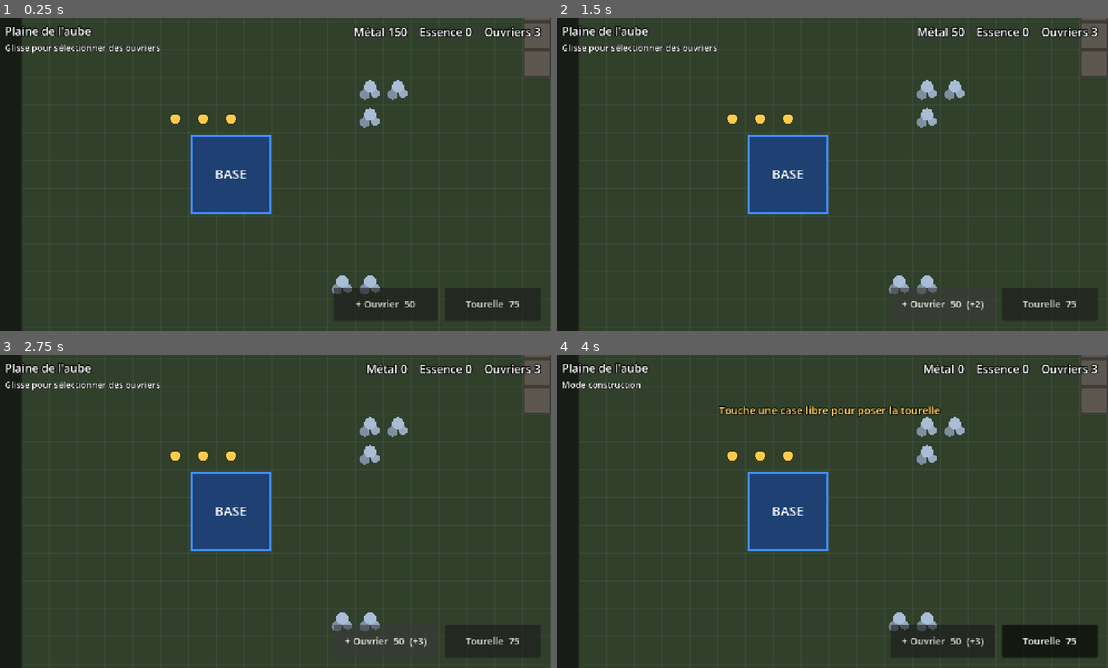
Above: before the commit, frames 1-4 (two rows, left to right).
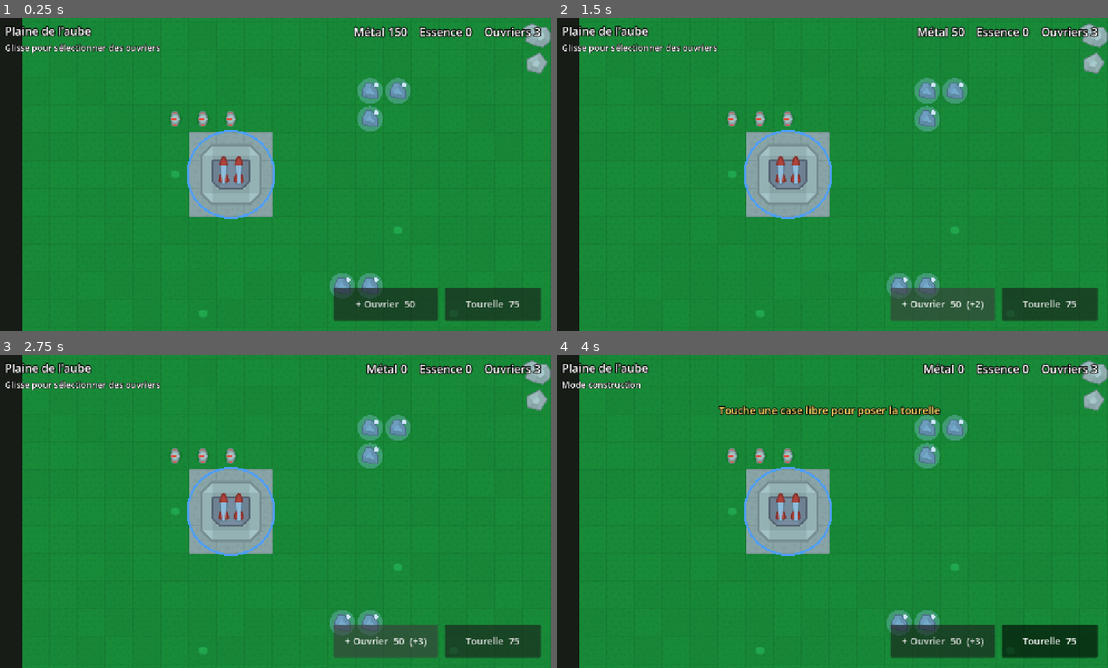
Above: after the commit, the same moments.

Repository: AuguiMaxime/rts-defense
Game: Godot game, scene res://scenes/game.tscn
Two runs of this game, one before a commit and one after it. Both use one fixed random seed, a clock stepped at 60 frames per second and the inputs below.
Inputs:
- Up to frame 1 (0.25 s): no input
- Up to frame 2 (1.5 s): click "+ Ouvrier 50" at 0.5 s; click "+ Ouvrier 50 (+1)" at 1.25 s
- Up to frame 3 (2.75 s): click "+ Ouvrier 50 (+2)" at 2 s
- Up to frame 4 (4 s): click "+ Ouvrier 50 (+3)" at 2.75 s; click "Tourelle 75" at 3.5 s

The runs differ from the first frame. In frame 1, 94% of the frame differs, in the area x 4-100%, y 0-100%; in frame 2, 94%; in frame 3, 94%; in frame 4, 94%.

Commit message:
Visuels : intègre le pack Kenney Tower Defense (CC0)
- Sol en herbe et pierre, rochers, buissons, gisements, base et points d'apparition
- Ouvriers orientés dans leur direction de marche, tourelles avec plateforme et canon
- Chantiers avec icône, contour et barre de progression
- Sprites.gd centralise les textures pour pouvoir changer de style facilement

Co-Authored-By: Claude Opus 5.5 <noreply@anthropic.com>
Claude-Session: https://claude.ai/code/session_01RCfpS3qzKZrxJW52QkbKRQ

Diff:
--- a/scripts/sim/build_site.gd
+++ b/scripts/sim/build_site.gd
@@ -8,6 +8,7 @@
 var built := false
 var max_hp := Balance.TOWER_HP
 var hp := 0
+var aim_angle := -PI / 2.0 # orientation du canon (vers le haut par défaut)
 
 
 func progress() -> float:
--- a/scripts/sim/game_world.gd
+++ b/scripts/sim/game_world.gd
@@ -61,6 +61,8 @@
 	while step > 0.0 and not w.path.is_empty():
 		var target := Vector2(w.path[0]) + Vector2(0.5, 0.5)
 		var d := w.pos.distance_to(target)
+		if d > 0.001:
+			w.facing = (target - w.pos) / d
 		if d <= step:
 			w.pos = target
 			step -= d
--- a/scripts/sim/worker.gd
+++ b/scripts/sim/worker.gd
@@ -7,6 +7,7 @@
 
 var id := 0
 var pos := Vector2.ZERO
+var facing := Vector2.RIGHT # direction du dernier déplacement
 var state := State.IDLE
 var job := Job.NONE
 var path: Array[Vector2i] = []
--- a/scripts/view/map_view.gd
+++ b/scripts/view/map_view.gd
@@ -1,18 +1,16 @@
 class_name MapView
 extends Node2D
-## Affiche la grille : sol, rochers, gisements, base, points d'apparition.
-## Le décor est statique, il n'est redessiné que si la map ou la sélection change.
+## Affiche le décor : sol, rochers, gisements, base, points d'apparition.
+## Statique : redessiné seulement quand la map ou la sélection de case change.
 
 const TILE := 64
 
-const COLOR_GROUND := Color(0.19, 0.25, 0.17)
-const COLOR_GRID := Color(1, 1, 1, 0.05)
-const COLOR_ROCK := Color(0.36, 0.34, 0.31)
-const COLOR_ROCK_EDGE := Color(0.25, 0.23, 0.21)
-const COLOR_METAL := Color(0.66, 0.74, 0.84)
-const COLOR_ESSENCE := Color(0.96, 0.62, 0.16)
-const COLOR_SPAWN := Color(0.86, 0.22, 0.22, 0.55)
-const COLOR_BASE := Color(0.26, 0.56, 1.0)
+const COLOR_GRID := Color(0, 0, 0, 0.07)
+const GRASS_TINT := Color(0.52, 0.68, 0.50)
+const COLOR_METAL := Color(0.62, 0.80, 1.0)
+const COLOR_ESSENCE := Color(1.0, 0.62, 0.18)
+const COLOR_TEAM := Color(0.30, 0.62, 1.0)
+const COLOR_SPAWN := Color(1.0, 0.30, 0.25)
 const COLOR_SELECT := Color(1, 1, 1, 0.9)
 
 var grid: GameGrid
@@ -33,32 +31,44 @@
 	return Rect2(Vector2(c) * TILE, Vector2(TILE, TILE))
 
 
+## Petit hasard déterministe par case, pour varier le décor sans changer à chaque partie.
+static func cell_hash(c: Vector2i) -> int:
+	return absi((c.x * 73856093) ^ (c.y * 19349663)) % 1000
+
+
 func _draw() -> void:
 	if grid == null:
 		return
-	var map_size := Vector2(grid.width, grid.height) * TILE
-	draw_rect(Rect2(Vector2.ZERO, map_size), COLOR_GROUND)
-
-	for x in grid.width + 1:
-		draw_line(Vector2(x * TILE, 0), Vector2(x * TILE, map_size.y), COLOR_GRID)
-	for y in grid.height + 1:
-		draw_line(Vector2(0, y * TILE), Vector2(map_size.x, y * TILE), COLOR_GRID)
-
 	for y in grid.height:
 		for x in grid.width:
 			var c := Vector2i(x, y)
 			var r := cell_rect(c)
-			match grid.get_cell(c):
+			var t := grid.get_cell(c)
+			if t == GameGrid.Cell.BASE:
+				draw_texture_rect(Sprites.STONE, r, false)
+			else:
+				var shade := 1.0 - (cell_hash(c) % 5) * 0.007
+				draw_texture_rect(Sprites.GRASS, r, false, GRASS_TINT * Color(shade, shade, shade))
+			match t:
 				GameGrid.Cell.ROCK:
-					draw_rect(r.grow(-2), COLOR_ROCK)
-					draw_rect(r.grow(-2), COLOR_ROCK_EDGE, false, 3.0)
+					var tex := Sprites.ROCK_BIG if cell_hash(c) % 3 != 0 else Sprites.ROCK_SMALL
+					draw_texture_rect(tex, r.grow(6), false)
 				GameGrid.Cell.METAL:
 					_draw_deposit(r, COLOR_METAL)
 				GameGrid.Cell.ESSENCE:
 					_draw_deposit(r, COLOR_ESSENCE)
 				GameGrid.Cell.SPAWN:
-					draw_circle(r.get_center(), TILE * 0.45, COLOR_SPAWN)
-					draw_arc(r.get_center(), TILE * 0.45, 0, TAU, 32, Color(1, 0.3, 0.3), 3.0)
+					draw_texture_rect(Sprites.SCORCH, r.grow(24), false, Color(1, 1, 1, 0.9))
+					draw_arc(r.get_center(), TILE * 0.42, 0, TAU, 40, COLOR_SPAWN, 3.0)
+				GameGrid.Cell.EMPTY:
+					var h := cell_hash(c)
+					if h < 30:
+						draw_texture_rect(Sprites.BUSH_SMALL, r.grow(-10), false, Color(0.75, 0.85, 0.72, 0.8))
+
+	for x in grid.width + 1:
+		draw_line(Vector2(x * TILE, 0), Vector2(x * TILE, grid.height * TILE), COLOR_GRID)
+	for y in grid.height + 1:
+		draw_line(Vector2(0, y * TILE), Vector2(grid.width * TILE, y * TILE), COLOR_GRID)
 
 	_draw_base()
 
@@ -68,9 +78,9 @@
 
 func _draw_deposit(r: Rect2, color: Color) -> void:
 	var c := r.get_center()
-	draw_circle(c + Vector2(-12, 8), 12, color.darkened(0.25))
-	draw_circle(c + Vector2(12, 6), 10, color.darkened(0.1))
-	draw_circle(c + Vector2(0, -10), 14, color)
+	draw_circle(c, TILE * 0.46, Color(color, 0.30))
+	draw_texture_rect(Sprites.ORE, r.grow(4), false, color.lightened(0.2))
+	draw_circle(c + Vector2(14, -14), 5, color.lightened(0.5))
 
 
 func _draw_base() -> void:
@@ -79,9 +89,9 @@
 	var area := cell_rect(grid.base_cells[0])
 	for c in grid.base_cells:
 		area = area.merge(cell_rect(c))
-	area = area.grow(-6)
-	draw_rect(area, COLOR_BASE.darkened(0.55))
-	draw_rect(area, COLOR_BASE, false, 5.0)
-	var font := ThemeDB.fallback_font
-	draw_string(font, Vector2(area.position.x, area.get_center().y + 10), "BASE",
-			HORIZONTAL_ALIGNMENT_CENTER, area.size.x, 30, Color.WHITE)
+	var center := area.get_center()
+	draw_arc(center, area.size.x * 0.52, 0, TAU, 64, COLOR_TEAM, 5.0)
+	var plate := Rect2(center - area.size * 0.45, area.size * 0.9)
+	draw_texture_rect(Sprites.TOWER_BASE, plate, false)
+	var core := Rect2(center - area.size * 0.32, area.size * 0.64)
+	draw_texture_rect(Sprites.BASE_CORE, core, false, Color(0.75, 0.88, 1.0))
--- /dev/null
+++ b/scripts/view/sprites.gd
@@ -0,0 +1,21 @@
+class_name Sprites
+extends RefCounted
+## Textures du jeu (pack Kenney « Tower Defense top-down », licence CC0).
+## Pour changer de style graphique, il suffit de remplacer les images de assets/kenney/.
+
+const GRASS := preload("res://assets/kenney/grass.png")
+const STONE := preload("res://assets/kenney/stone.png")
+const ROCK_BIG := preload("res://assets/kenney/rock_big.png")
+const ROCK_SMALL := preload("res://assets/kenney/rock_small.png")
+const ORE := preload("res://assets/kenney/ore.png")
+const BUSH := preload("res://assets/kenney/bush.png")
+const BUSH_SMALL := preload("res://assets/kenney/bush_small.png")
+const SCORCH := preload("res://assets/kenney/scorch.png")
+const SITE := preload("res://assets/kenney/site.png")
+const TOWER_BASE := preload("res://assets/kenney/tower_base.png")
+const TURRET_GUN := preload("res://assets/kenney/turret_gun.png")
+const BASE_CORE := preload("res://assets/kenney/base_core.png")
+const WORKER := preload("res://assets/kenney/worker.png")
+
+## Les unités du pack regardent vers la droite, les tourelles vers le haut.
+const TURRET_ANGLE_OFFSET := PI / 2.0
--- a/scripts/view/units_view.gd
+++ b/scripts/view/units_view.gd
@@ -38,35 +38,36 @@
 func _draw_worker(w: Worker) -> void:
 	var p := w.pos * TILE
 	if selected.has(w):
-		draw_arc(p, 20, 0, TAU, 32, COLOR_SELECTED, 3.0)
-	draw_circle(p, 13, COLOR_WORKER_EDGE)
-	draw_circle(p, 11, COLOR_WORKER)
+		draw_circle(p, 22, Color(COLOR_SELECTED, 0.18))
+		draw_arc(p, 22, 0, TAU, 32, COLOR_SELECTED, 3.0)
+	draw_set_transform(p, w.facing.angle())
+	draw_texture_rect(Sprites.WORKER, Rect2(-42, -42, 84, 84), false)
+	draw_set_transform(Vector2.ZERO)
 	if w.carry_amount > 0:
 		var c := MapView.COLOR_METAL if w.carry_type == GameGrid.Cell.METAL else MapView.COLOR_ESSENCE
-		draw_circle(p + Vector2(9, -9), 6, COLOR_WORKER_EDGE)
-		draw_circle(p + Vector2(9, -9), 5, c)
+		draw_circle(p + Vector2(12, -14), 7, Color(0, 0, 0, 0.6))
+		draw_circle(p + Vector2(12, -14), 5.5, c)
 	if w.state == Worker.State.BUILDING:
-		draw_line(p + Vector2(-6, -16), p + Vector2(6, -22), COLOR_WORKER_EDGE, 4.0)
+		draw_arc(p, 16, -PI * 0.8, -PI * 0.2, 12, COLOR_WORKER, 3.0)
 
 
 func _draw_site(s: BuildSite) -> void:
-	var r := Rect2(Vector2(s.cell) * TILE, Vector2(TILE, TILE)).grow(-6)
-	var center := r.get_center()
+	var r := Rect2(Vector2(s.cell) * TILE, Vector2(TILE, TILE))
 	if s.built:
-		draw_rect(r, COLOR_TOWER_EDGE)
-		draw_rect(r.grow(-3), COLOR_TOWER)
-		draw_circle(center, 15, COLOR_TOWER_EDGE)
-		draw_circle(center, 12, COLOR_TOWER.lightened(0.25))
-		draw_line(center, center + Vector2(0, -24), COLOR_TOWER_EDGE, 7.0)
+		draw_texture_rect(Sprites.TOWER_BASE, r, false)
+		draw_set_transform(r.get_center(), s.aim_angle + Sprites.TURRET_ANGLE_OFFSET)
+		draw_texture_rect(Sprites.TURRET_GUN, Rect2(-30, -30, 60, 60), false)
+		draw_set_transform(Vector2.ZERO)
 		if s.hp < s.max_hp:
-			_draw_bar(r, float(s.hp) / s.max_hp)
+			_draw_bar(r.grow(-6), float(s.hp) / s.max_hp)
 	else:
-		var a := r.position
-		var b := r.end
+		draw_texture_rect(Sprites.TOWER_BASE, r, false, Color(1, 1, 1, 0.25 + 0.5 * s.progress()))
+		draw_texture_rect(Sprites.SITE, r.grow(-8), false, Color(1, 1, 1, 0.9))
+		var a := r.grow(-3).position
+		var b := r.grow(-3).end
 		for seg in [[a, Vector2(b.x, a.y)], [Vector2(b.x, a.y), b], [b, Vector2(a.x, b.y)], [Vector2(a.x, b.y), a]]:
 			draw_dashed_line(seg[0], seg[1], COLOR_SITE, 3.0, 8.0)
-		draw_circle(center, 12 * s.progress() + 2, Color(COLOR_TOWER, 0.6))
-		_draw_bar(r, s.progress())
+		_draw_bar(r.grow(-6), s.progress())
 
 
 func _draw_bar(r: Rect2, ratio: float) -> void:
Not shown, added: assets/kenney/LICENSE_Kenney.txt
Binary file added: assets/kenney/base_core.png
Not shown, added: assets/kenney/base_core.png.import
Binary file added: assets/kenney/bullet.png
Not shown, added: assets/kenney/bullet.png.import
Binary file added: assets/kenney/bush.png
Not shown, added: assets/kenney/bush.png.import
Binary file added: assets/kenney/bush_small.png
Not shown, added: assets/kenney/bush_small.png.import
Binary file added: assets/kenney/explosion.png
Not shown, added: assets/kenney/explosion.png.import
Binary file added: assets/kenney/grass.png
(and 28 more such lines)
